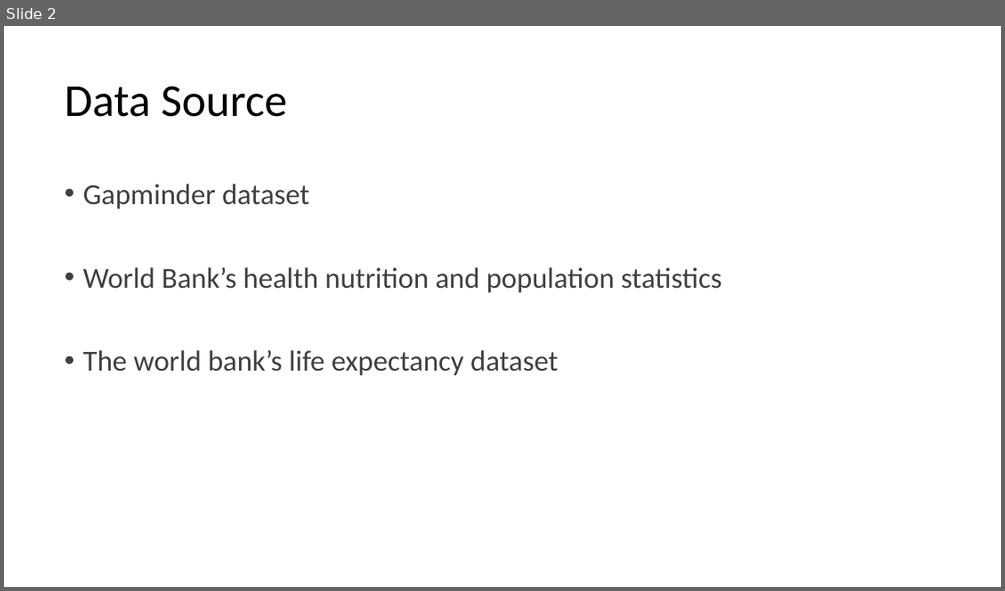
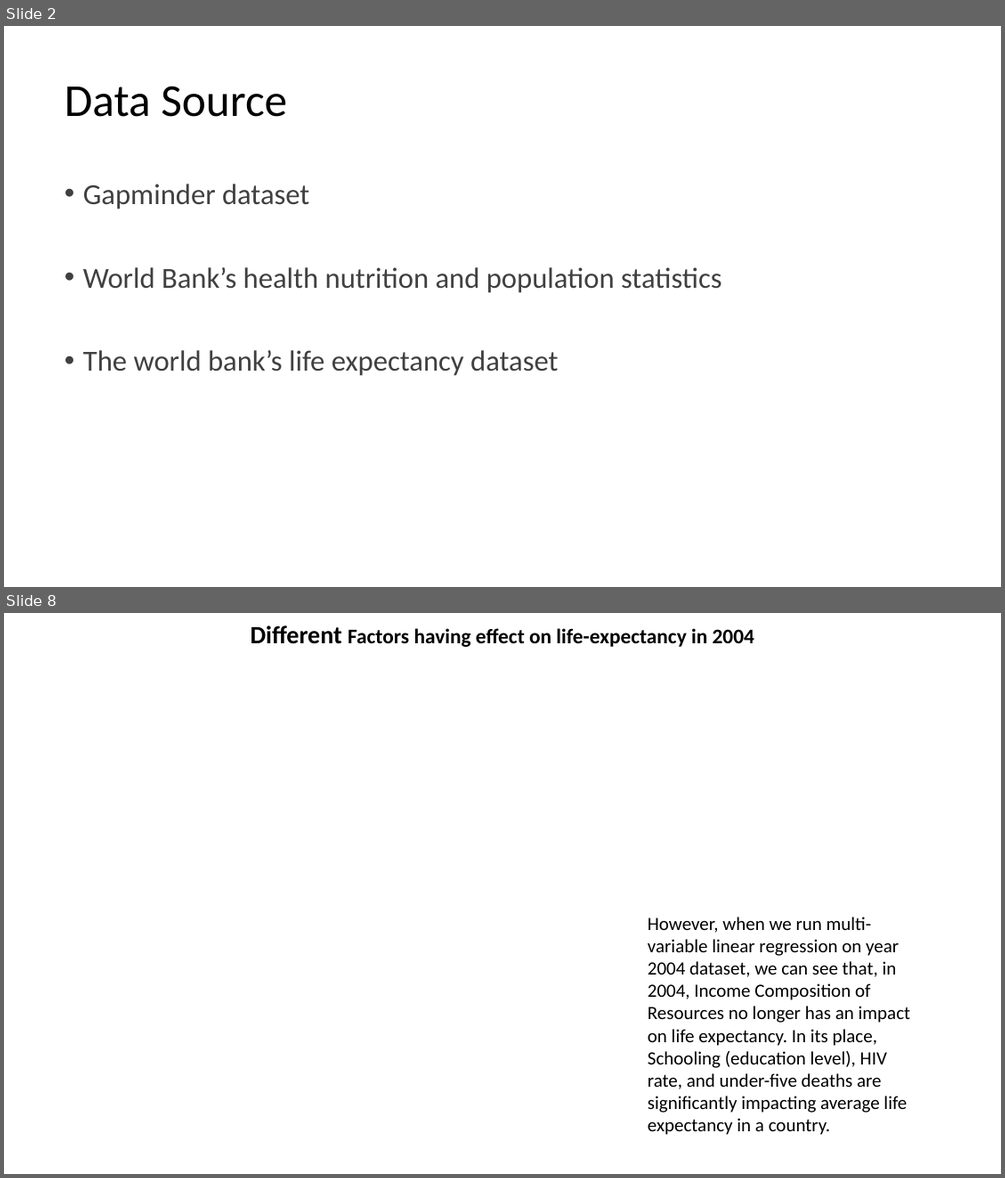
Before and after one commit to jas0nh/am10_group9_project, a slide deck: Life Expectancy Slides.pptx. Shown one above the other, each under a label of ours: slide 2 before the commit, slides 2 and 8 after it; the slides between them are not shown. The pictures are 1005x591 and 1005x1178 pixels, drawn with LibreOffice and Linux fonts; fonts in the diff are those of the drawing; background and template pictures are left out. Boxes give left, top, right and bottom in pixels: in the first picture for what was removed or moved away, otherwise in the second. Text is boxed around its words. In the diff, an @@ line names an element or a change of style, - is before the commit and + after.

```diff
--- a/Life Expectancy Slides.pptx
+++ b/Life Expectancy Slides.pptx
@@ slide 8 added at (4,613,1001,1174), background picture (left out) @@
@@ rectangle added at (11,633,316,648), fill #FFFFFF, outline #FFFFFF 1 pt @@
@@ text added at (251,625,754,647), 20 pt, text #000000, bold @@
+Different Factors having effect on life-expectancy in 2004
@@ text added at (647,916,911,1135), 18 pt, text #000000 @@
+However, when we run multi-variable linear regression on year 2004 dataset, we can see that, in 2004, Income Composition of Resources no longer has an impact on life expectancy. In its place, Schooling (education level), HIV rate, and under-five deaths are significantly impacting average life expectancy in a country.
```
Also in this commit, not shown: 2 slides changed, 5 other slides added, 4 slides removed.
